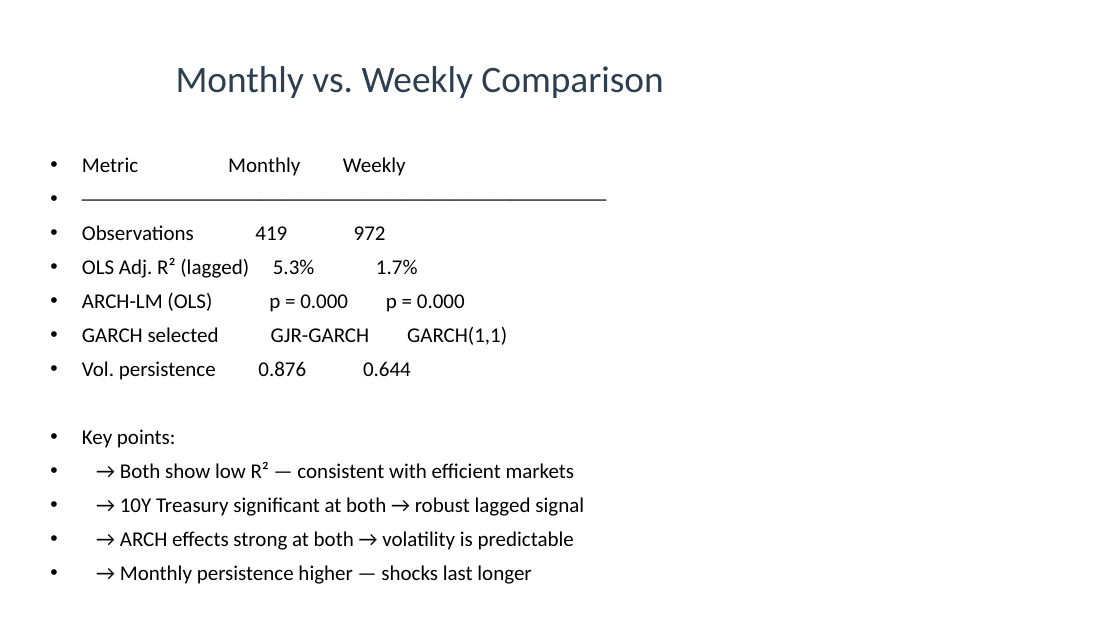
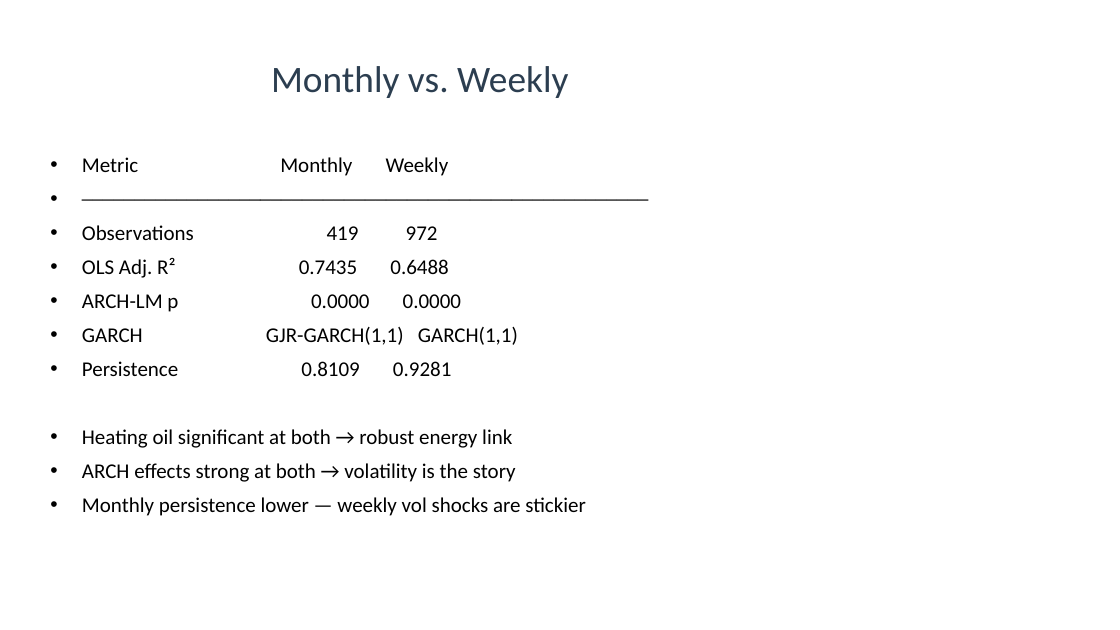
Before and after one commit to ryanfitzbc/fluffy-zebra, a slide deck: slide 8 of presentation_outline.pptx (slide 7 before the commit). Drawn at 1120x630 pixels with LibreOffice and Linux fonts; fonts in the diff are those of the drawing. Boxes give left, top, right and bottom in pixels: in the first picture for what was removed or moved away, otherwise in the second. Text is boxed around its words. In the diff, an @@ line names an element or a change of style, - is before the commit and + after.

Commit message:
Add initial outline documents for personal and presentation planning
- Created a new Word document for personal outline.
- Created a new PowerPoint presentation outline.

```diff
--- a/presentation_outline.pptx
+++ b/presentation_outline.pptx
@@ title at <box>271,66,568,98</box>: text changed @@
-Monthly vs. Weekly Comparison
+Monthly vs. Weekly
@@ text at <box>82,157,586,516</box>: text changed @@
-• ──────────────────────────────────────────────────
+• ──────────────────────────────────────────────────────
@@ text at <box>82,258,586,516</box>: text changed @@
-• OLS Adj. R² (lagged) 5.3% 1.7%
-• ARCH-LM (OLS) p = 0.000 p = 0.000
-• GARCH selected GJR-GARCH GARCH(1,1)
-• Vol. persistence 0.876 0.644
-• Key points:
-• → Both show low R² — consistent with efficient markets
-• → 10Y Treasury significant at both → robust lagged signal
-• → ARCH effects strong at both → volatility is predictable
-• → Monthly persistence higher — shocks last longer
+• OLS Adj. R² 0.7435 0.6488
+• ARCH-LM p 0.0000 0.0000
+• GARCH GJR-GARCH(1,1) GARCH(1,1)
+• Persistence 0.8109 0.9281
+• Heating oil significant at both → robust energy link
+• ARCH effects strong at both → volatility is the story
+• Monthly persistence lower — weekly vol shocks are stickier
```
Also in this commit, not shown: 5 other slides changed, 3 slides added, 2 slides removed, 5 other files.
